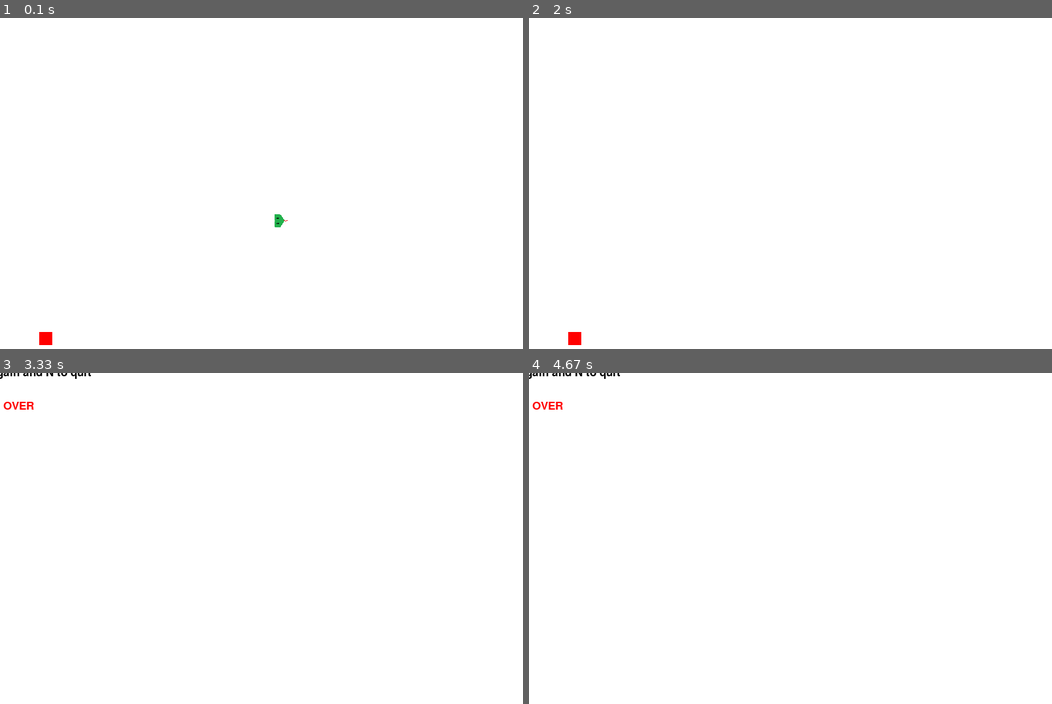
Above: before the commit, frames 1-4 (two rows, left to right).
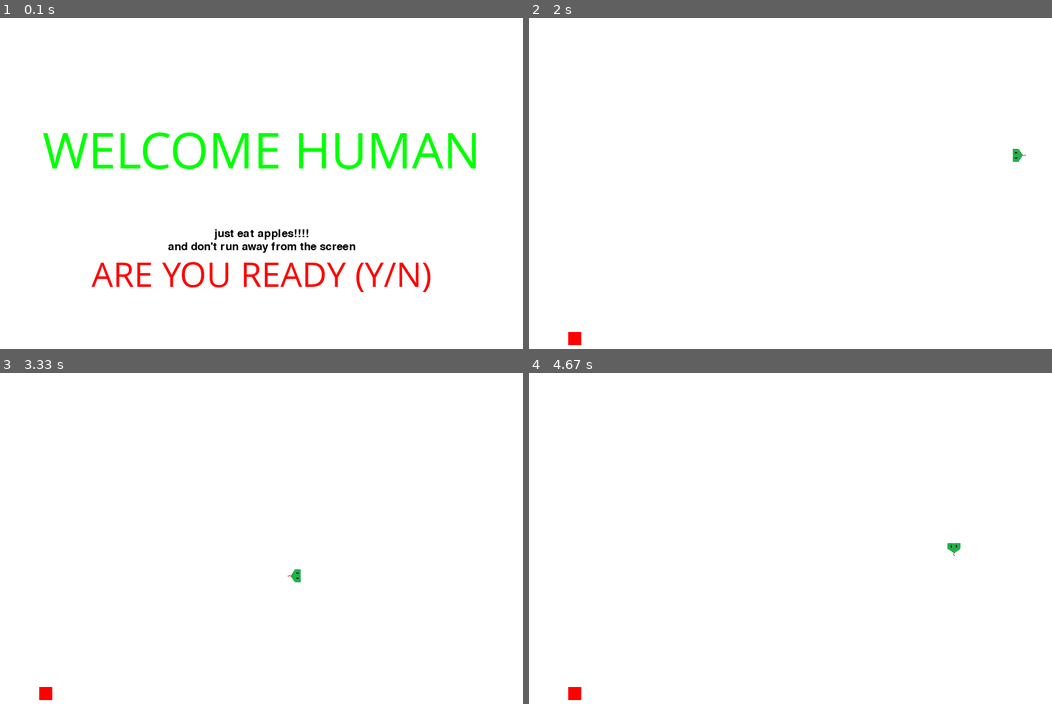
Above: after the commit, the same moments.

Repository: dheerajnyk/SNAKE_PYGAME
Game: pygame game, started from snake.py
The game is run twice, just before and just after one commit, with the same random seed, the same clock (stepped at 60 frames per second) and the same inputs.
Inputs:
- Up to frame 1 (0.1 s): no input
- Up to frame 2 (2 s): tap Y at 0.33 s; hold Right 0.67-1.13 s; hold Up 1.17-1.47 s; hold Right 1.5-1.97 s
- Up to frame 3 (3.33 s): hold Left 2-2.53 s; hold Down 2.57-2.87 s; hold Left 2.9-3.3 s
- Up to frame 4 (4.67 s): hold Up 3.33-3.7 s; hold Right 3.73-4.37 s; hold Down from 4.4 s (still down)

The runs differ from the first frame. In frame 1, 5.2% of the frame differs, in the area x 7-91%, y 34-99%; in frame 2, less than 0.1%; in frame 3, 0.4%; in frame 4, 0.4%.

Commit message:
intro added

Diff:
--- a/snake.py
+++ b/snake.py
@@ -21,7 +21,50 @@
 block_size=20
 fps=15
 direction="right"
-font=pygame.font.SysFont(None,25)
+smallfont=pygame.font.SysFont(None,25)
+mediumfont=pygame.font.SysFont("comicsansms",55)
+largefont=pygame.font.SysFont("comicsansms",80)
+def game_intro():
+    intro = True
+
+    while intro:
+
+        for event in pygame.event.get():
+            if(event.type==pygame.QUIT):
+                pygame.quit()
+                quit()
+            if(event.type==pygame.KEYDOWN):
+                if(event.key==pygame.K_y):
+
+                    intro=False
+                if(event.key==pygame.K_n):
+                    pygame.quit()
+                    quit()
+
+
+
+
+        gameDisplay.fill(white)
+        message("WELCOME HUMAN",
+                green,
+                -100,"large")
+        message("just eat apples!!!!",
+                black,
+                30,
+                "small")
+        message("and don't run away from the screen",
+                black,
+                50,
+                "small")
+        message("ARE YOU READY (Y/N)",
+                red,
+                90,
+                "medium")
+        pygame.display.update()
+        clock.tick(15)
+
+
+
 def snake(block_size,snakelist):
     if(direction=="right"):
         head=pygame.transform.rotate(img,270)
@@ -37,18 +80,23 @@
     for XnY in snakelist[:-1]:
         pygame.draw.rect(gameDisplay,green,[XnY[0],XnY[1],block_size,block_size])
 
-def text_objects(text,color):
-    textsurface=font.render(text,True,color)
+def text_objects(text,color,size='small'):
+    if(size=="small"):
+        textsurface=smallfont.render(text,True,color)
+    if(size=="medium"):
+        textsurface=mediumfont.render(text,True,color)
+    if(size=="large"):
+        textsurface=largefont.render(text,True,color)
     return textsurface,textsurface.get_rect()
 
 
 
 
 
-def message(msg,color,y_displace=0):
-   textsurf,textrect=text_objects(msg,color)
-   textrect.center=(0),(0)+y_displace
-   #textrect.center=(display_width/2),(display_height/2)+y_displace
+def message(msg,color,y_displace=0,size="small"):
+   textsurf,textrect=text_objects(msg,color,size)
+   #textrect.center=(0),(0)+y_displace
+   textrect.center=(display_width/2),(display_height/2)+y_displace
    gameDisplay.blit(textsurf,textrect)
 
 
@@ -69,8 +117,8 @@
     while not gameExit:
         while gameover== True:
             gameDisplay.fill(white)
-            message("GAME OVER",red,+50)
-            message("Press Y to play again and N to quit",black)
+            message("GAME OVER",red,+50,"large")
+            message("Press Y to play again and N to quit",black,-50,'medium')
             pygame.display.update()
 
             for event in pygame.event.get():
@@ -170,4 +218,5 @@
     time.sleep(2)
     pygame.quit()
     quit()
+game_intro()
 gameloop()
